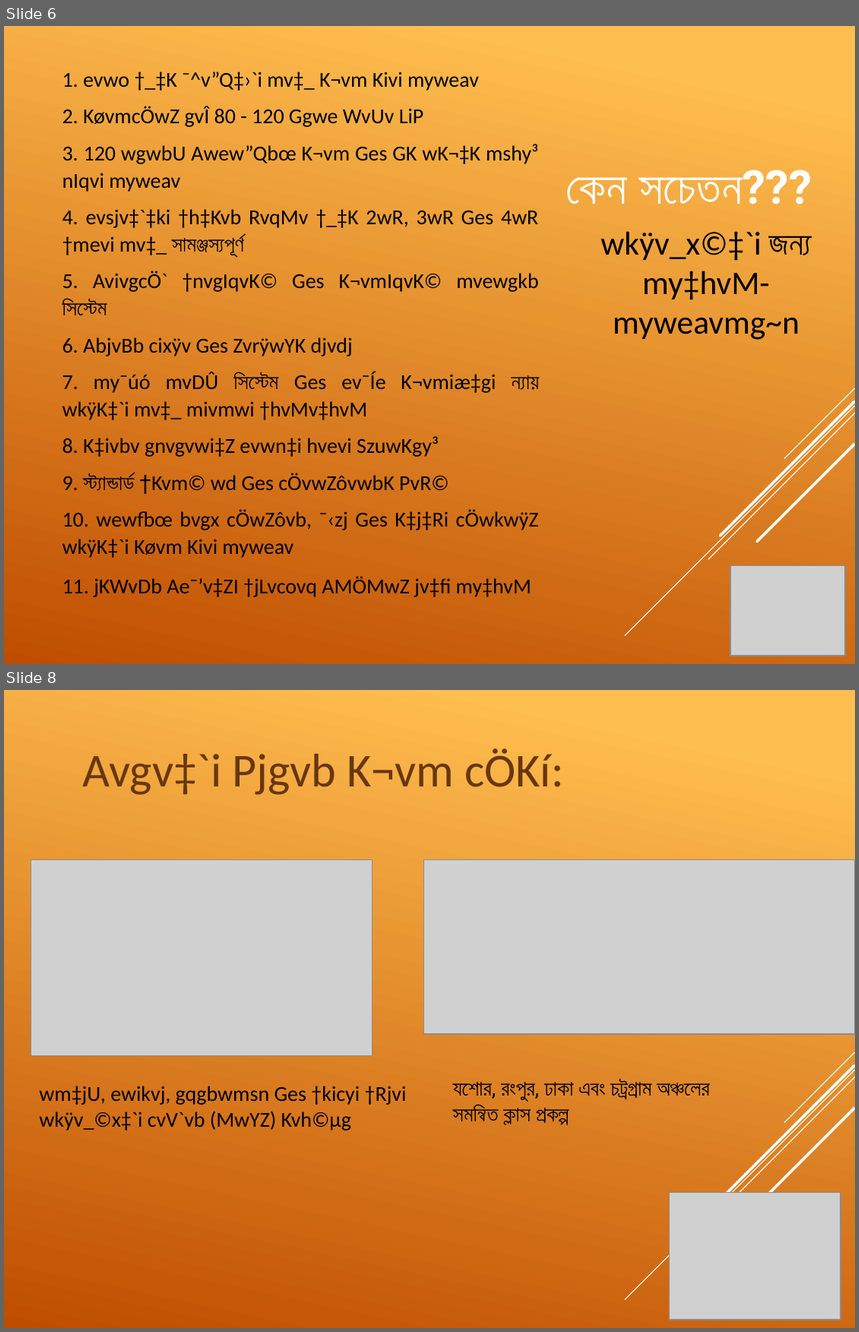
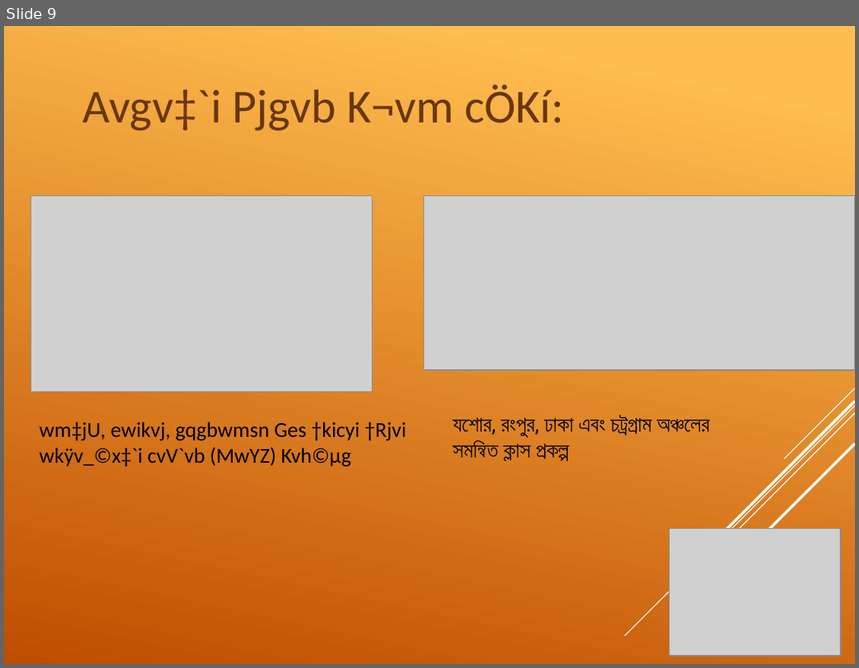
Before and after one commit to Shuvoneel/SRCL, a slide deck: Socheton/Socheton Academy-Bangla.pptx. Shown one above the other, each under a label of ours: slides 6 and 8 before the commit, slide 9 after it; the slides between them are not shown. The pictures are 859x1332 and 859x668 pixels, drawn with LibreOffice and Linux fonts; fonts in the diff are those of the drawing; grey boxes stand for pictures. Boxes give left, top, right and bottom in pixels: in the first picture for what was removed or moved away, otherwise in the second. Text is boxed around its words. In the diff, an @@ line names an element or a change of style, - is before the commit and + after.

```diff
--- a/Socheton/Socheton Academy-Bangla.pptx
+++ b/Socheton/Socheton Academy-Bangla.pptx
@@ slide 6 removed at box(4, 26, 855, 664), background gradient #FFBF50 to #C04D00; not listed: 5 template elements that a slide beside it also shows @@
@@ text removed at box(63, 72, 540, 598) @@
-1. evwo †_‡K ¯^v”Q‡›`i mv‡_ K¬vm Kivi myweav
-2. KøvmcÖwZ gvÎ 80 - 120 Ggwe WvUv LiP
-3. 120 wgwbU Awew”Qbœ K¬vm Ges GK wK¬‡K mshy³ nIqvi myweav
-4. evsjv‡`‡ki †h‡Kvb RvqMv †_‡K 2wR, 3wR Ges 4wR †mevi mv‡_ সামঞ্জস্যপূর্ণ
-5. AvivgcÖ` †nvgIqvK© Ges K¬vmIqvK© mvewgkb সিস্টেম
-6. AbjvBb cixÿv Ges ZvrÿwYK djvdj
-7. my¯úó mvDÛ সিস্টেম Ges ev¯Íe K¬vmiæ‡gi ন্যায় wkÿK‡`i mv‡_ mivmwi †hvMv‡hvM
-8. K‡ivbv gnvgvwi‡Z evwn‡i hvevi SzuwKgy³
-9. স্ট্যান্ডার্ড †Kvm© wd Ges cÖvwZôvwbK PvR©
-10. wewfbœ bvgx cÖwZôvb, ¯‹zj Ges K‡j‡Ri cÖwkwÿZ wkÿK‡`i Køvm Kivi myweav
-11. jKWvDb Ae¯’v‡ZI †jLvcovq AMÖMwZ jv‡fi my‡hvM
@@ title removed at box(566, 170, 812, 205) @@
-কেন সচেতন???
@@ text removed at box(601, 231, 812, 340) @@
-wkÿv_x©‡`i জন্য my‡hvM-myweavmg~n
@@ picture removed at box(731, 566, 846, 656) @@
@@ what was slide 8 is now slide 9 @@
```
Also in this commit, not shown: 2 slides changed, 3 slides added, 1 other slide removed, 2 other files.
